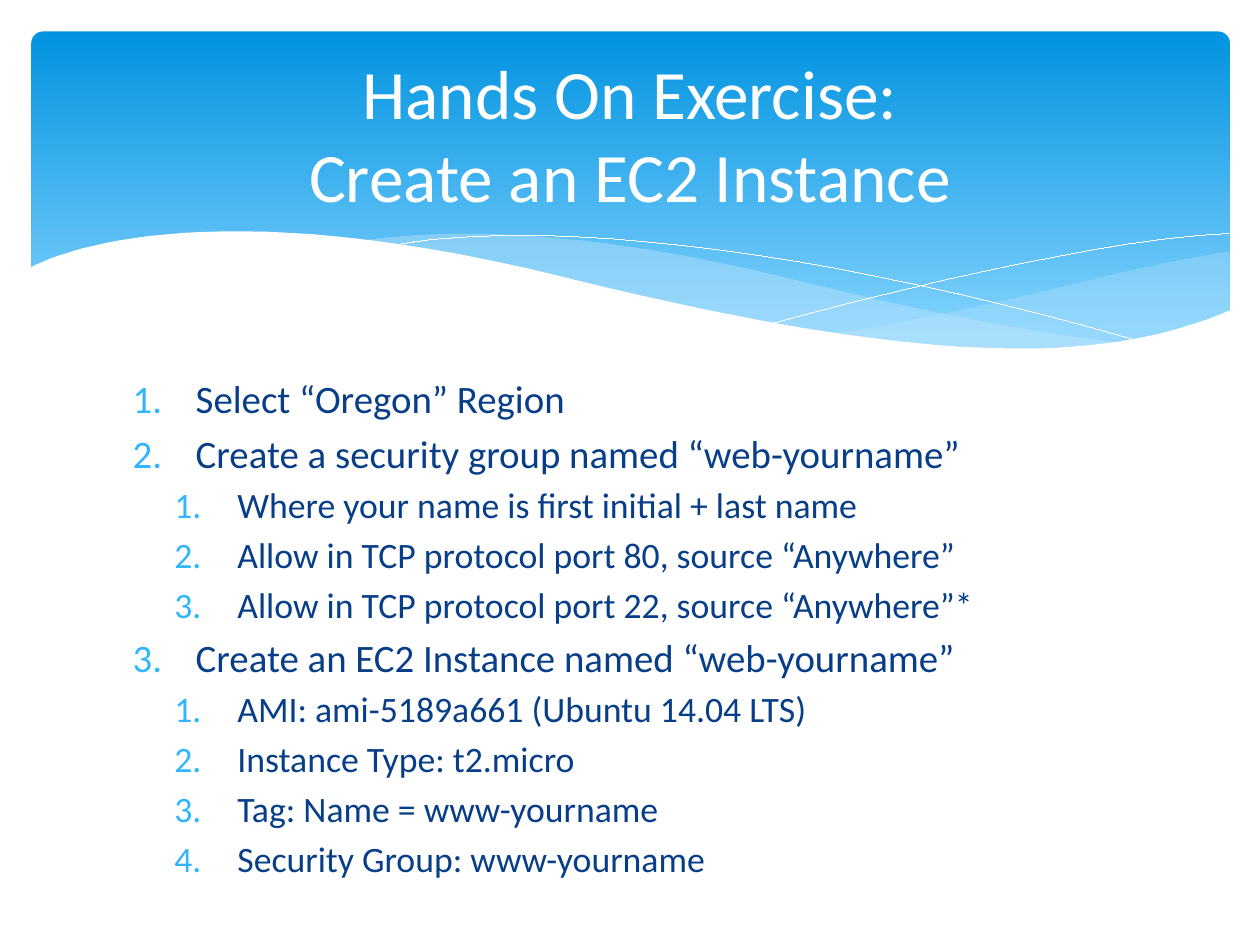
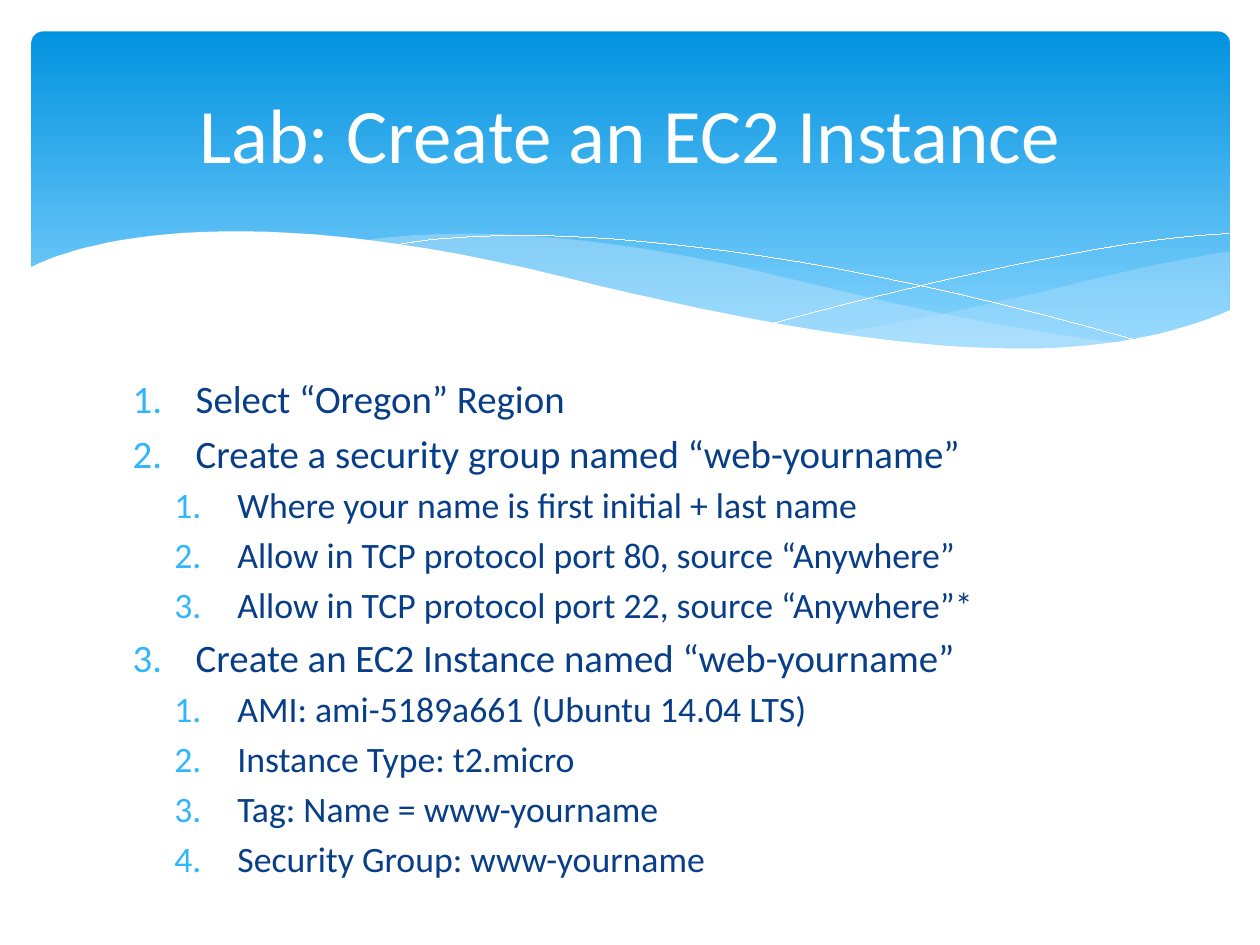
Before and after one commit to cloudavail/awstraining, a slide deck: slide 18 of aws-introduction/aws-introduction.pptx. Drawn at 1260x945 pixels with LibreOffice and Linux fonts; fonts in the diff are those of the drawing; background and template pictures are left out. Boxes give left, top, right and bottom in pixels: in the first picture for what was removed or moved away, otherwise in the second. Text is boxed around its words. In the diff, an @@ line names an element or a change of style, - is before the commit and + after.

Commit message:
rename hands-on to labs

```diff
--- a/aws-introduction/aws-introduction.pptx
+++ b/aws-introduction/aws-introduction.pptx
@@ title at <box>199,109,1060,164</box>: text changed; size 39.6 to 44 pt @@
-Hands On Exercise:
-Create an EC2 Instance
+Lab: Create an EC2 Instance
```
Also in this commit, not shown: 23 other files.
